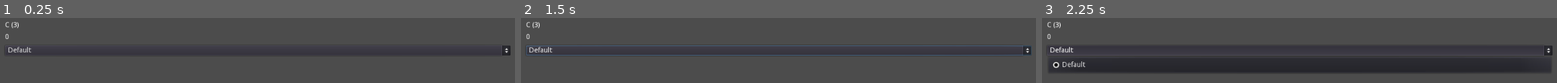
Above: before the commit, frames 1-3 (left to right).
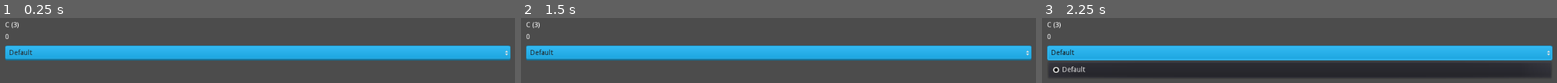
Above: after the commit, the same moments.

Repository: VojtaStruhar/recorder-madness
Game: Godot game, scene res://MainMenu.tscn
Two runs of this game, one before a commit and one after it. Both use one fixed random seed, a clock stepped at 60 frames per second and the inputs below.
Inputs:
- Up to frame 1 (0.25 s): no input
- Up to frame 2 (1.5 s): click "Default" at 0.5 s; click "Default" at 1.25 s
- Up to frame 3 (2.25 s): click "Default" at 2 s

The runs differ from the first frame. In frame 1, 23% of the frame differs, in the area x 0-100%, y 42-66%; in frame 2, 23%; in frame 3, 31%, in the area x 0-100%, y 42-93%.

Commit message:
Infrastructure, UI.
* Added styles to button in UI theme.
* Moved NoteFrequencies singleton into SoundMagic folder.
+ Added new SceneManager singleton.

Diff:
--- a/MainMenu.gd
+++ b/MainMenu.gd
@@ -3,6 +3,5 @@
 onready var fletnicka = $MicrophoneInput
 
 func _process(_delta: float):
-	print(fletnicka.current_note)
 	$"%NoteLabel".text = NoteFrequencies.names[round(fletnicka.current_note)]
 	$"%PercentageSign".text = str(round(fletnicka.current_note_normalized * 100) / 100.0)
--- a/MainMenu.tscn
+++ b/MainMenu.tscn
@@ -40,9 +40,4 @@
 [node name="DeviceSelection" parent="MarginContainer/VBoxContainer" instance=ExtResource( 2 )]
 margin_top = 48.0
 margin_right = 1004.0
-margin_bottom = 68.0
-
-[node name="Panel" type="Panel" parent="MarginContainer/VBoxContainer"]
-margin_top = 78.0
-margin_right = 1004.0
 margin_bottom = 78.0
--- /dev/null
+++ b/SceneManager.gd
@@ -0,0 +1,18 @@
+extends Node
+
+enum Screen {
+	MAIN_MENU,
+	TYRIAN
+}
+# These have to be in the same order as their enum counterparts
+const _scene_paths = [
+	"res://MainMenu.tscn",
+	"res://Minigames/Tyrian/TyrianLevel.tscn"
+]
+
+func change_scene(screen_index: int):
+	var error = get_tree().change_scene(_scene_paths[screen_index])
+
+	if error != null:
+		var path_segments = _scene_paths[screen_index].split("/")
+		print("Failed to change scene to " + path_segments[path_segments.size() - 1])
--- a/NoteFrequencies.gd
+++ b/SoundMagic/NoteFrequencies.gd
@@ -7,7 +7,6 @@
 var names = []
 
 func _init():
-	print("Note Frequencies initialized!")
 	notes.append(130.812782650299317)
 	names.append("C (3)")
 	notes.append(138.591315488436048)
--- a/UIElements/app_theme.tres
+++ b/UIElements/app_theme.tres
@@ -1,6 +1,20 @@
-[gd_resource type="Theme" format=2]
+[gd_resource type="Theme" load_steps=4 format=2]
+
+[ext_resource path="res://UIElements/button_normal.tres" type="StyleBox" id=1]
+[ext_resource path="res://UIElements/button_pressed.tres" type="StyleBox" id=2]
+[ext_resource path="res://UIElements/button_disabled.tres" type="StyleBox" id=3]
 
 [resource]
+Button/colors/font_color = Color( 0.14902, 0.14902, 0.14902, 1 )
+Button/colors/font_color_disabled = Color( 0.65098, 0.65098, 0.65098, 1 )
+Button/colors/font_color_focus = Color( 0.12549, 0.12549, 0.12549, 1 )
+Button/colors/font_color_hover = Color( 0.14902, 0.14902, 0.14902, 1 )
+Button/colors/font_color_pressed = Color( 0.0901961, 0.0901961, 0.0901961, 1 )
+Button/styles/disabled = ExtResource( 3 )
+Button/styles/focus = ExtResource( 1 )
+Button/styles/hover = ExtResource( 1 )
+Button/styles/normal = ExtResource( 1 )
+Button/styles/pressed = ExtResource( 2 )
 HBoxContainer/constants/separation = 10
 MarginContainer/constants/margin_bottom = 10
 MarginContainer/constants/margin_left = 10
--- /dev/null
+++ b/UIElements/button_disabled.tres
@@ -0,0 +1,11 @@
+[gd_resource type="StyleBoxTexture" load_steps=2 format=2]
+
+[ext_resource path="res://Assets/UI/grey_button.png" type="Texture" id=1]
+
+[resource]
+texture = ExtResource( 1 )
+region_rect = Rect2( 0, 0, 190, 49 )
+margin_left = 8.0
+margin_right = 8.0
+margin_top = 8.0
+margin_bottom = 8.0
--- /dev/null
+++ b/UIElements/button_normal.tres
@@ -0,0 +1,11 @@
+[gd_resource type="StyleBoxTexture" load_steps=2 format=2]
+
+[ext_resource path="res://Assets/UI/blue_button.png" type="Texture" id=1]
+
+[resource]
+texture = ExtResource( 1 )
+region_rect = Rect2( 0, 0, 190, 49 )
+margin_left = 8.0
+margin_right = 8.0
+margin_top = 8.0
+margin_bottom = 8.0
--- /dev/null
+++ b/UIElements/button_pressed.tres
@@ -0,0 +1,11 @@
+[gd_resource type="StyleBoxTexture" load_steps=2 format=2]
+
+[ext_resource path="res://Assets/UI/blue_button_pressed.png" type="Texture" id=1]
+
+[resource]
+texture = ExtResource( 1 )
+region_rect = Rect2( 0, 0, 190, 45 )
+margin_left = 8.0
+margin_right = 8.0
+margin_top = 8.0
+margin_bottom = 8.0
--- a/project.godot
+++ b/project.godot
@@ -20,7 +20,8 @@
 
 [autoload]
 
-NoteFrequencies="*res://NoteFrequencies.gd"
+NoteFrequencies="*res://SoundMagic/NoteFrequencies.gd"
+SceneManager="*res://SceneManager.gd"
 
 [gui]
 
Binary file added: Assets/UI/blue_button.png
Not shown, added: Assets/UI/blue_button.png.import
Binary file added: Assets/UI/blue_button_pressed.png
Not shown, added: Assets/UI/blue_button_pressed.png.import
Binary file added: Assets/UI/grey_button.png
Not shown, added: Assets/UI/grey_button.png.import
